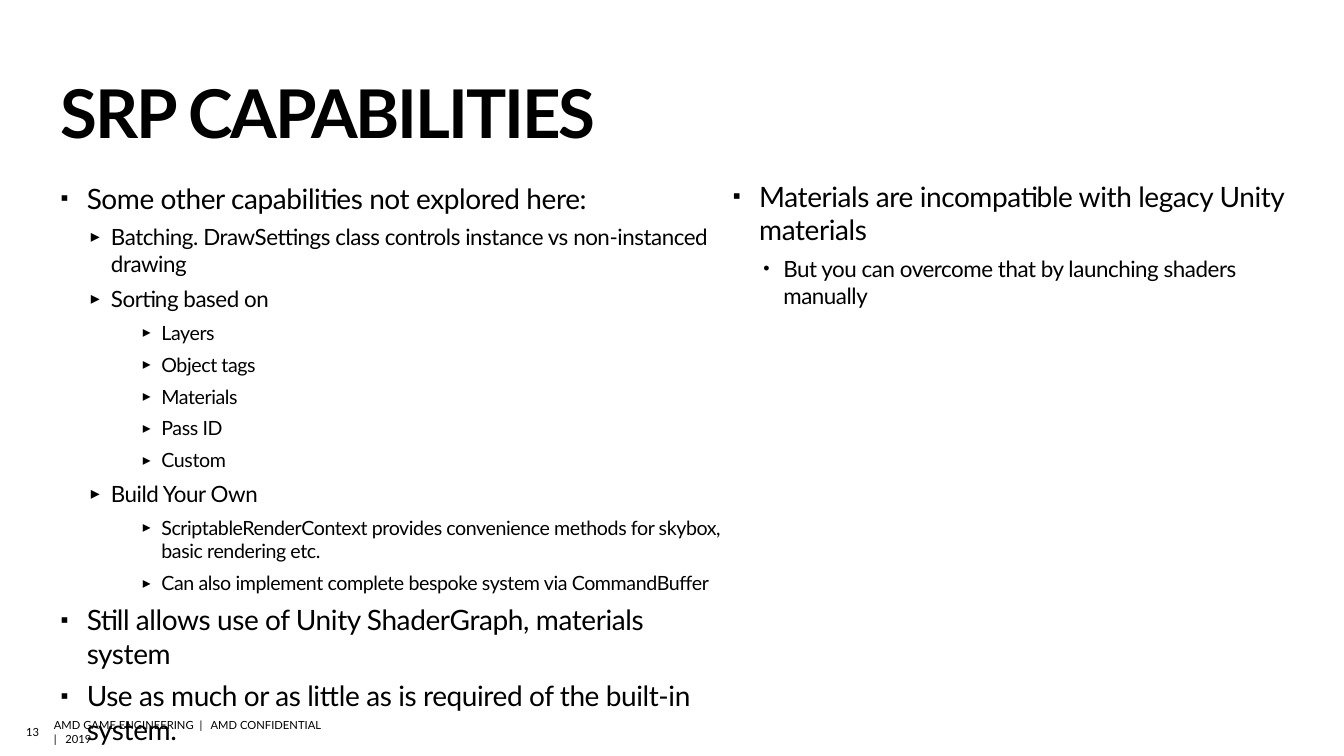
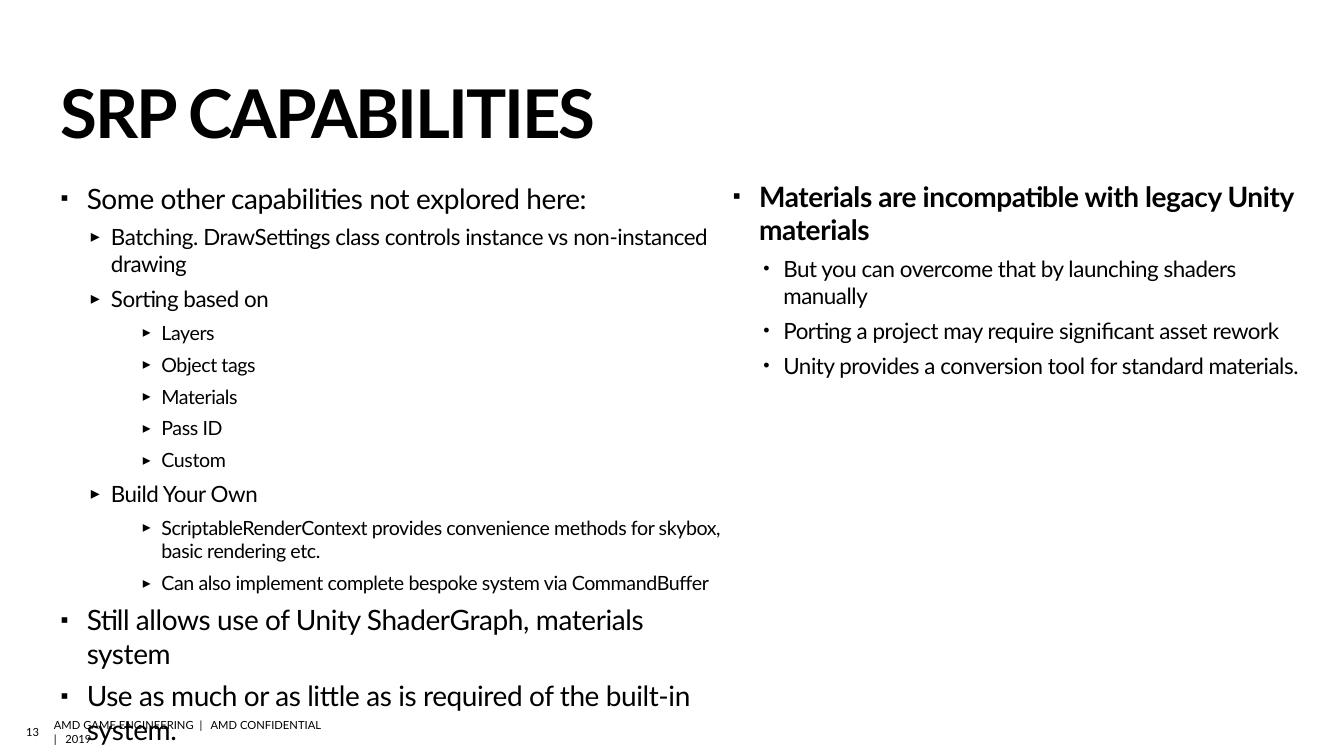
Before and after one commit to david-lively/CustomSRP, a slide deck: slide 13 of HDRP.pptx. Drawn at 1344x756 pixels with LibreOffice and Linux fonts; fonts in the diff are those of the drawing; background and template pictures are left out. Boxes give left, top, right and bottom in pixels: in the first picture for what was removed or moved away, otherwise in the second. Text is boxed around its words. In the diff, an @@ line names an element or a change of style, - is before the commit and + after.

```diff
--- a/HDRP.pptx
+++ b/HDRP.pptx
@@ text at bbox=[759, 186, 1295, 241]: bold on in "Materials are incompatible with legacy Unity materials" @@
@@ text at bbox=[783, 322, 1299, 378]: paragraphs added @@
+  • Porting a project may require significant asset rework
+  • Unity provides a conversion tool for standard materials.
```
Also in this commit, not shown: 3 other slides changed, 1 slide added.
